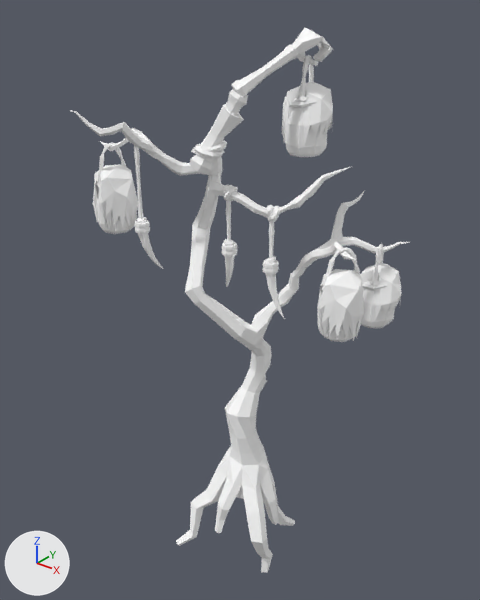
One commit to the glTF model public/siege/scifi/swamp_SM_Prop_Swamp_Lantern_01.gltf: the scene before it, then after it.
Camera for both pictures: a 50 mm lens placed at (1.76, -2.25, 2.27), pointed at (-0.08, 0.05, 0.85). The axes (+X, +Y, +Z) are drawn at lower left. The lights are the same throughout. The first picture is the older version. Where no turn or scale is listed for an object, it has been applied to the vertices.

Objects in the first picture: 'SM_Prop_Swamp_Lantern_01'.
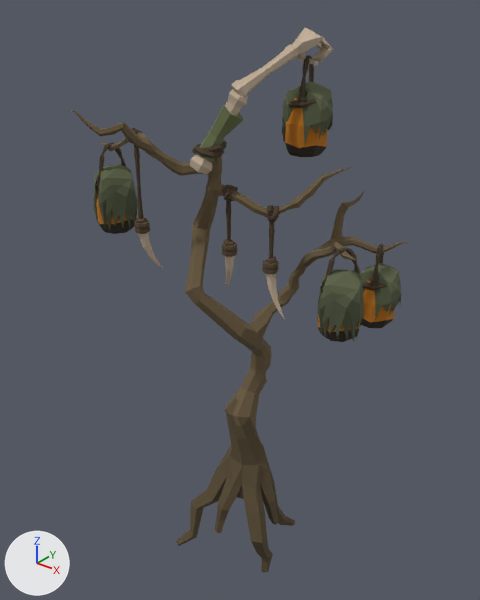
Pixel boxes [x1, y1, x2, y2] of what changed, in the pictures (480 x 600 px):
'SM_Prop_Swamp_Lantern_01', surface changed (white to brown)
    both: [70, 28, 411, 572]

Patch to the scene script:
```diff
--- a/public/siege/scifi/swamp_SM_Prop_Swamp_Lantern_01.gltf.py
+++ b/public/siege/scifi/swamp_SM_Prop_Swamp_Lantern_01.gltf.py
@@ img_polygonnaturebiomes_swamp_texture_01 @@
+img_polygonnaturebiomes_swamp_texture_01 = load_image('PolygonNatureBiomes_Swamp_Texture_01', 'PolygonNatureBiomes_Swamp_Texture_01.webp', 4096, 4096, 'sRGB')
@@ mat_explorer_mat27 @@
 mat_explorer_mat27 = principled_material('Explorer_MAT27')
-mat_explorer_mat27.base_color = (1.0, 1.0, 1.0)  # white #ffffff
+mat_explorer_mat27.texture = img_polygonnaturebiomes_swamp_texture_01
 mat_explorer_mat27.roughness = 1.0
```
